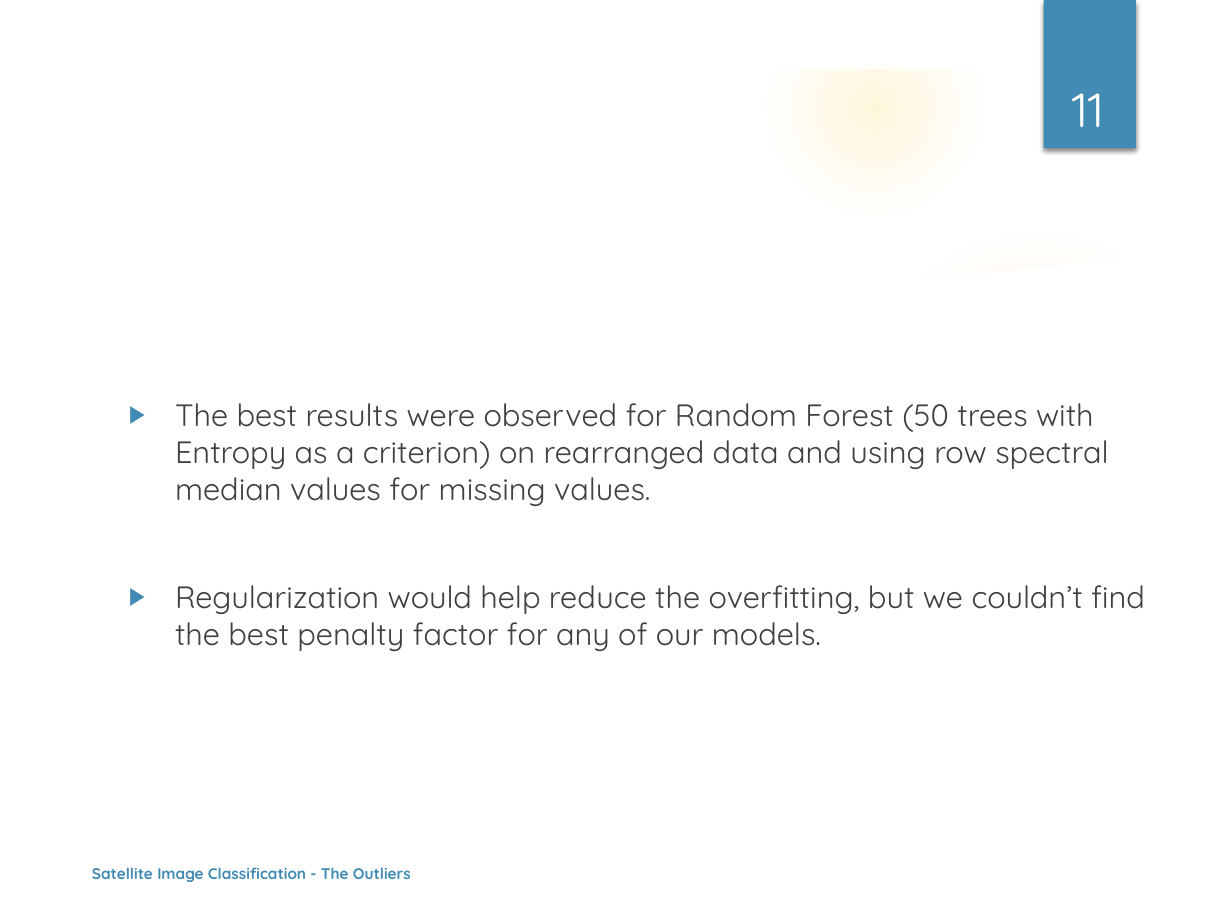
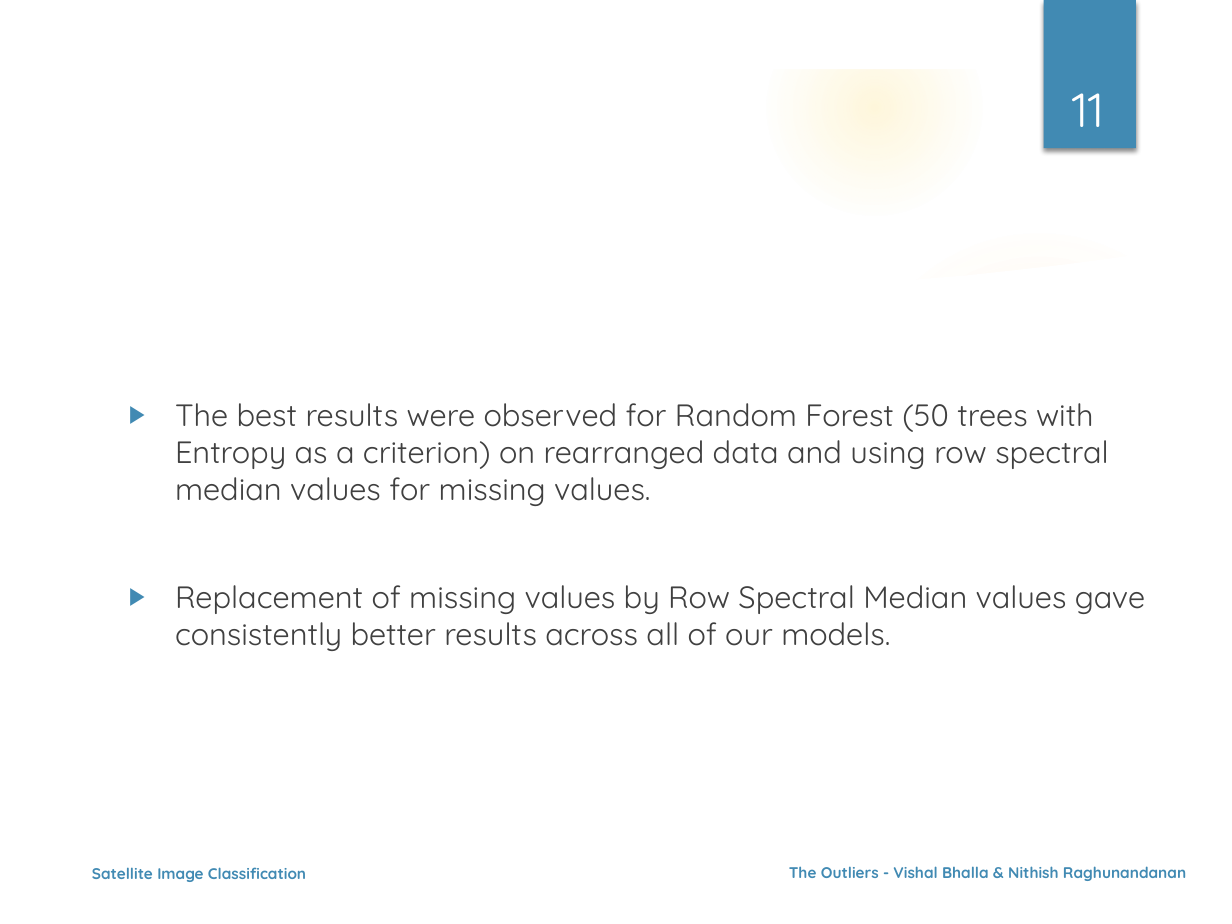
Before and after one commit to nehgu/Anomaly-Detection, a slide deck: slide 11 of Challenges/Satellite Image Data Set - Challenge 2/Ppt - Satellite Image Dataset Classification Challenge-2.pptx. Drawn at 1232x924 pixels with LibreOffice and Linux fonts; fonts in the diff are those of the drawing; background and template pictures are left out. Boxes give left, top, right and bottom in pixels: in the first picture for what was removed or moved away, otherwise in the second. Text is boxed around its words. In the diff, an @@ line names an element or a change of style, - is before the commit and + after.

```diff
--- a/Challenges/Satellite Image Data Set - Challenge 2/Ppt - Satellite Image Dataset Classification Challenge-2.pptx
+++ b/Challenges/Satellite Image Data Set - Challenge 2/Ppt - Satellite Image Dataset Classification Challenge-2.pptx
@@ text at (175, 585, 1145, 651): text changed @@
-▶ Regularization would help reduce the overfitting, but we couldn’t find the best penalty factor for any of our models.
+▶ Replacement of missing values by Row Spectral Median values gave consistently better results across all of our models.
@@ text at (92, 867, 306, 882): text changed @@
-Satellite Image Classification - The Outliers
+Satellite Image Classification
@@ text added at (789, 866, 1186, 881), 9 pt, text #418AB3, bold @@
+The Outliers - Vishal Bhalla & Nithish Raghunandanan
```
Also in this commit, not shown: 11 other slides changed, 1 slide added, 1 other file.
